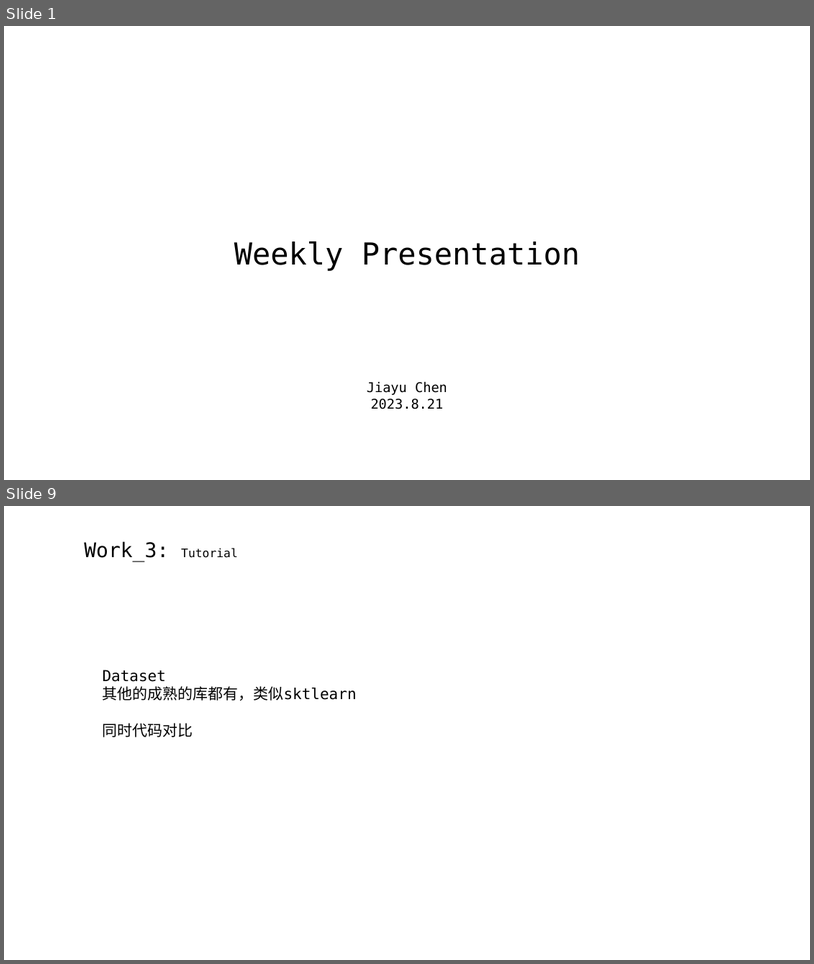
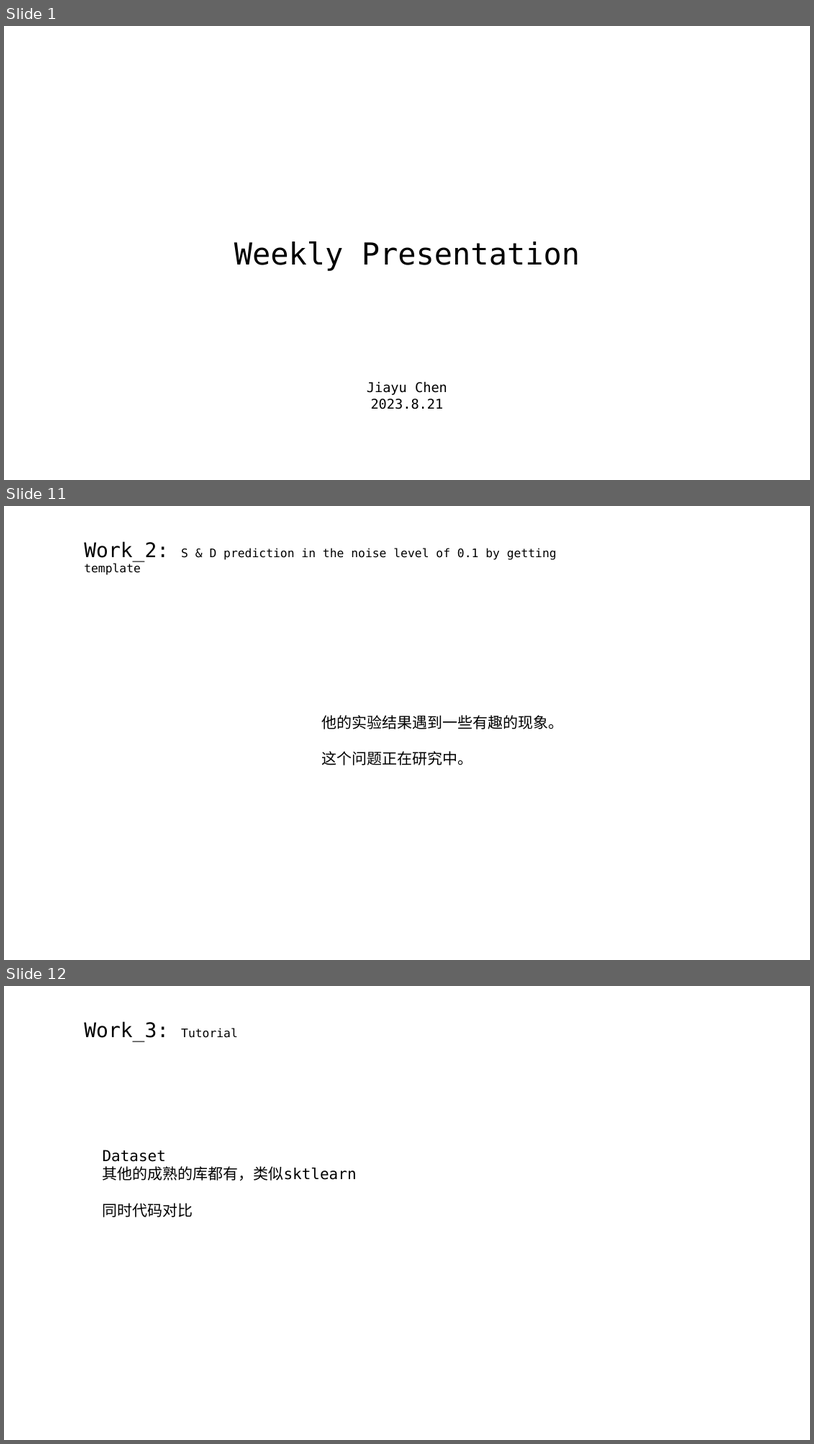
Before and after one commit to A-Big-Tortoise/Presentation, a slide deck: Presentation_828_JiayuChen.pptx. Shown one above the other, each under a label of ours: slides 1 and 9 before the commit, slides 1, 11 and 12 after it; the slides between them are not shown. The pictures are 814x964 and 814x1444 pixels, drawn with LibreOffice and Linux fonts; fonts in the diff are those of the drawing. Boxes give left, top, right and bottom in pixels: in the first picture for what was removed or moved away, otherwise in the second. Text is boxed around its words. In the diff, an @@ line names an element or a change of style, - is before the commit and + after.

```diff
--- a/Presentation_828_JiayuChen.pptx
+++ b/Presentation_828_JiayuChen.pptx
@@ slide 11 added at [4, 506, 810, 960], background #FFFFFF @@
@@ text added at [84, 541, 557, 561], 14 pt, text #000000 @@
+Work_2: S & D prediction in the noise level of 0.1 by getting template
@@ text added at [322, 715, 563, 765], 18 pt, text #000000 @@
+他的实验结果遇到一些有趣的现象。
+这个问题正在研究中。
@@ what was slide 9 is now slide 12 @@
```
Also in this commit, not shown: 6 slides changed, 3 other slides added, 2 slides removed.
